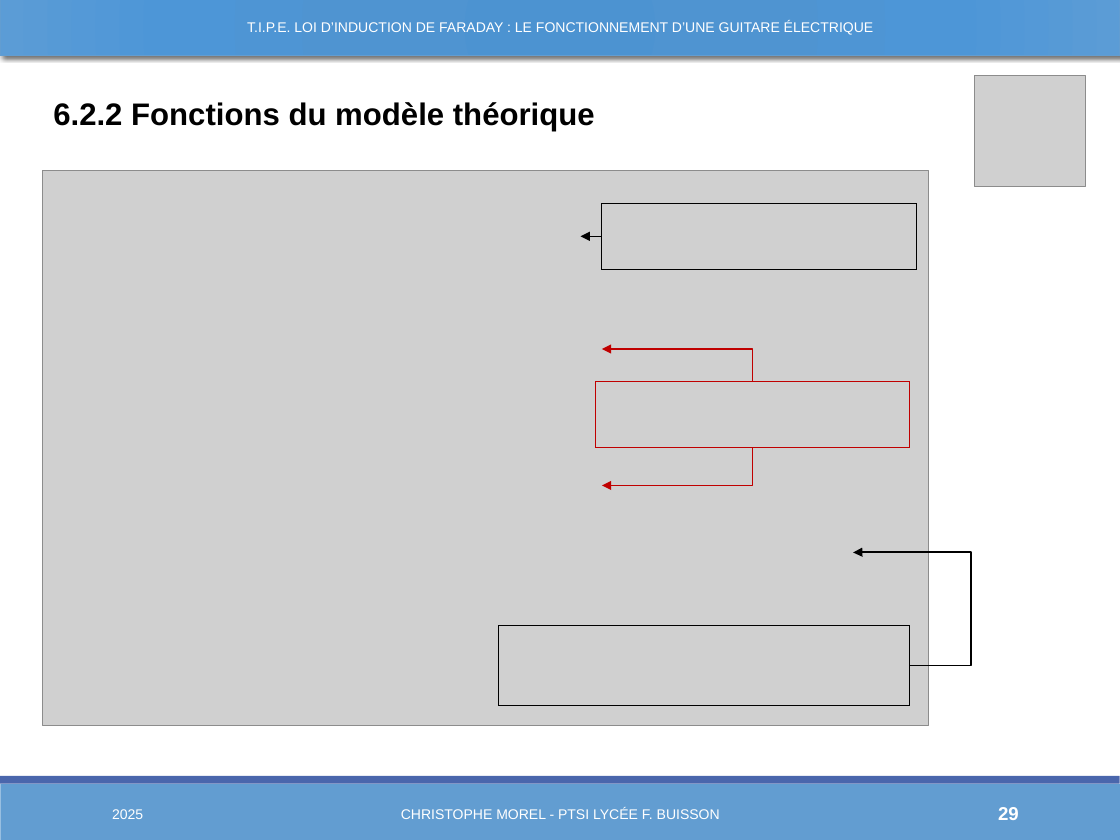
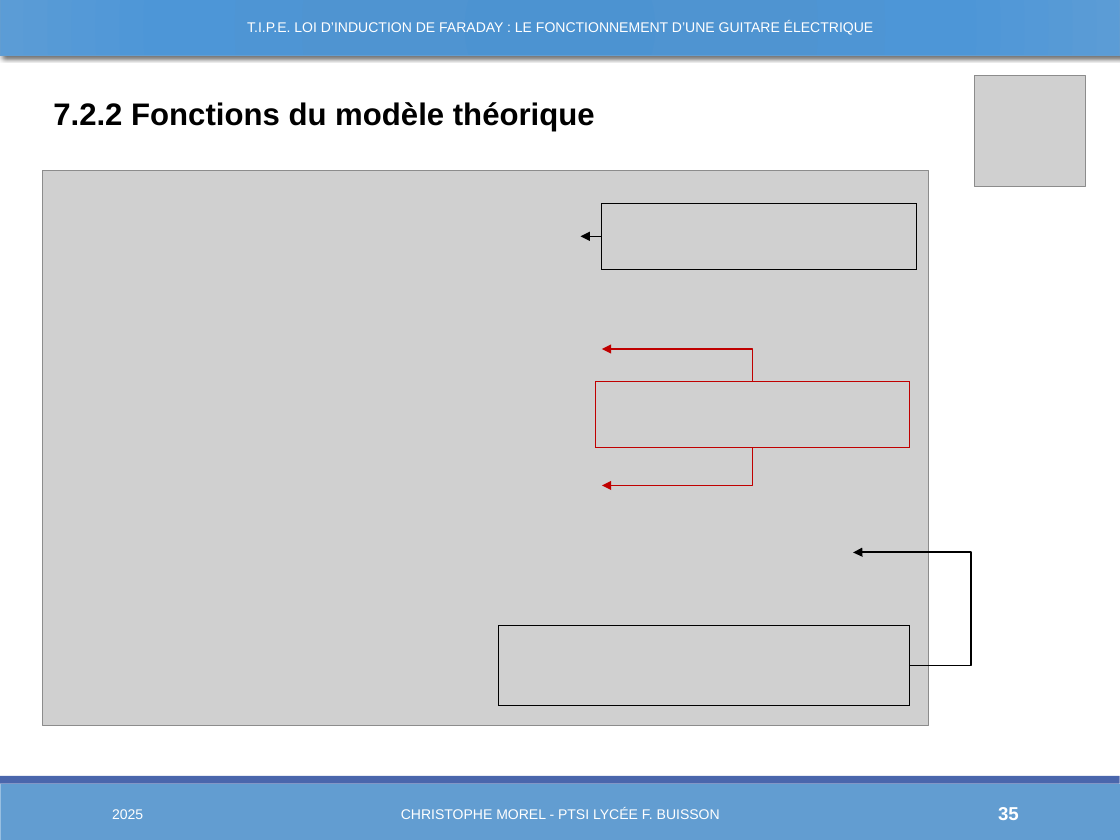
Before and after one commit to Chrismorel7/TIPE---Micro_guitare_elec, a slide deck: slide 35 of Views/Decembre.pptx (slide 29 before the commit). Drawn at 1120x840 pixels with LibreOffice and Linux fonts; fonts in the diff are those of the drawing; grey boxes stand for pictures. Boxes give left, top, right and bottom in pixels: in the first picture for what was removed or moved away, otherwise in the second. Text is boxed around its words. In the diff, an @@ line names an element or a change of style, - is before the commit and + after.

```diff
--- a/Views/Decembre.pptx
+++ b/Views/Decembre.pptx
@@ text at (53,102,595,131): text changed @@
-6.2.2 Fonctions du modèle théorique
+7.2.2 Fonctions du modèle théorique
@@ page number at (998,807,1019,820): text changed @@
-29
+35
```
Also in this commit, not shown: 18 other slides changed, 6 slides added, 22 other files.
